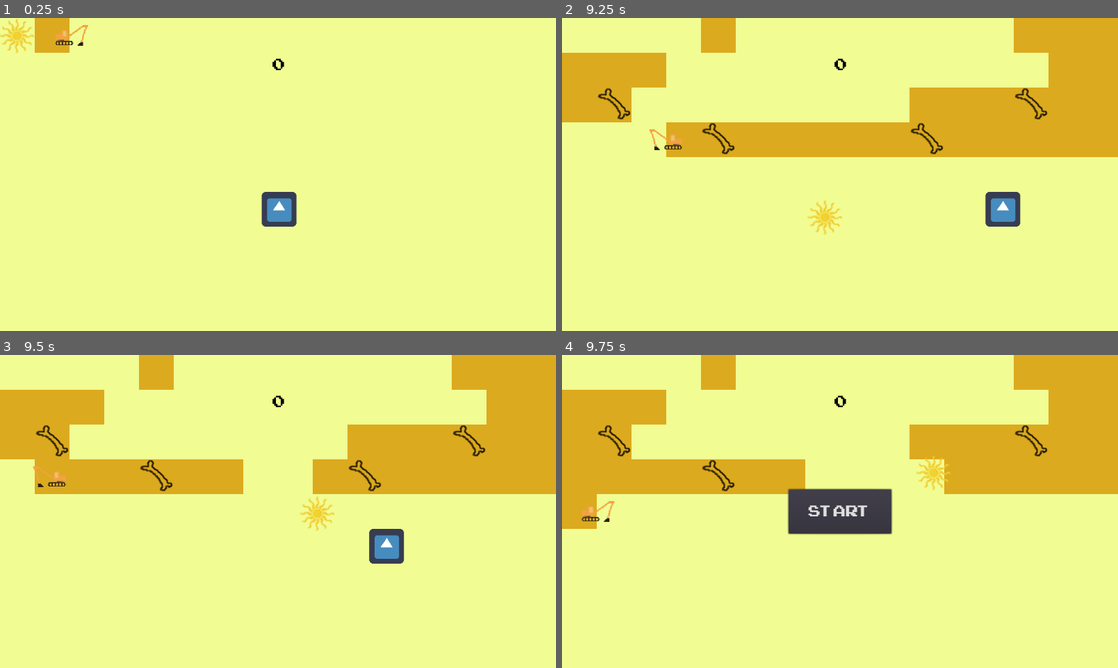
Above: before the commit, frames 1-4 (two rows, left to right).
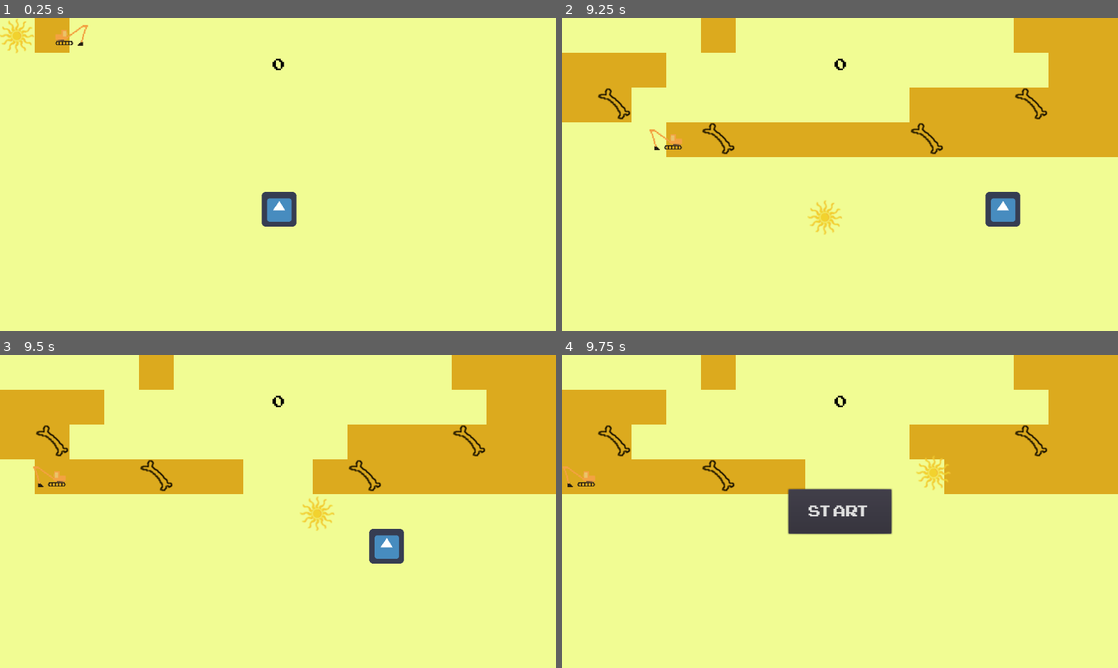
Above: after the commit, the same moments.

Repository: ImpeccableN/archeogame
Game: Godot game, scene res://Minigame1/Minigame1.tscn
The game is run twice, just before and just after one commit, with the same random seed, the same clock (stepped at 60 frames per second) and the same inputs. The project has no main scene, so this scene is started directly. The engine's default icon, where the game draws it, is replaced by a stand-in: a white triangle on a blue panel in a dark square.
Inputs:
- Up to frame 1 (0.25 s): no input
- Up to frame 2 (9.25 s): hold W (move_up) 0.53-2.03 s; tap Space (set_marker) every 0.75 s from 0.6 to 8.85 s; hold A (move_left) 2.03-3.53 s; hold S (move_down) 3.53-4.28 s; hold D (move_right) 4.28-5.03 s; hold W (move_up) 5.03-5.78 s; hold D (move_right) 5.78-8.03 s; hold S (move_down) 8.03-8.78 s; hold A (move_left) from 8.78 s (still down)
- Up to frame 3 (9.5 s): keep holding A (move_left)
- Up to frame 4 (9.75 s): release A (move_left) at 9.53 s; hold W (move_up) from 9.53 s (still down); tap Space (set_marker) at 9.6 s

Frames 1-3 are identical in both runs. In frame 4, 0.9% of the frame differs, in the area x 0-10%, y 35-56%.

Commit message:
Minigame1: added start functions to sun and truck

Diff:
--- a/HeuneburgGame/Minigame1/Minigame1.gd
+++ b/HeuneburgGame/Minigame1/Minigame1.gd
@@ -33,9 +33,6 @@
 	truck_position = truck_node.position
 	var artefact_tile : Vector2 = tilemap.world_to_map(truck_position)
 	tilemap.set_cellv(artefact_tile, 2)
-#	var artefact_instance = artefact_scene.instance()
-#	add_child(artefact_instance)
-#	artefact_instance.position = truck_position
 
 
 func _on_Sun_direction_change():
@@ -53,4 +50,12 @@
 
 
 func _on_Player_hit():
-	pass # Replace with function body.
+	$Truck/CollisionShape2D.set_deferred("disabled", true)
+	$Sun/CollisionShape2D.set_deferred("disabled", true)
+	$Truck.speed = 0
+
+
+
+func _on_Minigame1_HUD_start_game():
+	$Truck/CollisionShape2D.disabled = false
+	$Sun/CollisionShape2D.disabled = false
--- a/HeuneburgGame/Minigame1/Minigame1.tscn
+++ b/HeuneburgGame/Minigame1/Minigame1.tscn
@@ -115,3 +115,4 @@
 [connection signal="set_marker" from="Player" to="." method="_on_Player_set_marker"]
 [connection signal="direction_change" from="Sun" to="." method="_on_Sun_direction_change"]
 [connection signal="timeout" from="ArtefactSpawnTimer" to="." method="_on_ArtefactSpawnTimer_timeout"]
+[connection signal="start_game" from="Minigame1_HUD" to="." method="_on_Minigame1_HUD_start_game"]
--- a/HeuneburgGame/Minigame1/Player.gd
+++ b/HeuneburgGame/Minigame1/Player.gd
@@ -2,6 +2,7 @@
 
 
 export var speed = 400.0
+export var starting_position = Vector2(514, 352)
 var row_size = 64
 var screen_size = Vector2.ZERO
 
@@ -38,7 +39,7 @@
 	position.y = clamp(position.y, 32, screen_size.y - 32)
 
 func start(new_position):
-	position = new_position
+	position = starting_position
 	show()
 	$CollisionShape2D.disabled = false
 
--- a/HeuneburgGame/Minigame1/Sun.gd
+++ b/HeuneburgGame/Minigame1/Sun.gd
@@ -1,6 +1,7 @@
 extends KinematicBody2D
 
 export var speed = 200.0
+export var starting_position = Vector2.ZERO
 onready var screen_size = get_viewport_rect().size
 
 var direction := Vector2.ZERO
@@ -26,3 +27,8 @@
 
 func _on_Timer_timeout():
 	direction = Vector2(1.0, 0.8)
+
+func start():
+	position = starting_position
+	$CollisionShape2D.disabled = false
+	$Timer.start()
--- a/HeuneburgGame/Minigame1/Truck.gd
+++ b/HeuneburgGame/Minigame1/Truck.gd
@@ -1,6 +1,7 @@
 extends KinematicBody2D
 
 export var speed = 800.0
+export var starting_position = Vector2.ZERO
 var straight = true
 var screen_size = Vector2.ZERO
 onready var sprite_node = get_node("Sprite")
@@ -43,3 +44,8 @@
 	if position.y <= 32:
 		screen_lowerend = false
 		position.y = 32
+
+func start():
+	position = starting_position
+	$CollisionShape2D.disabled = false
+	straight = true
